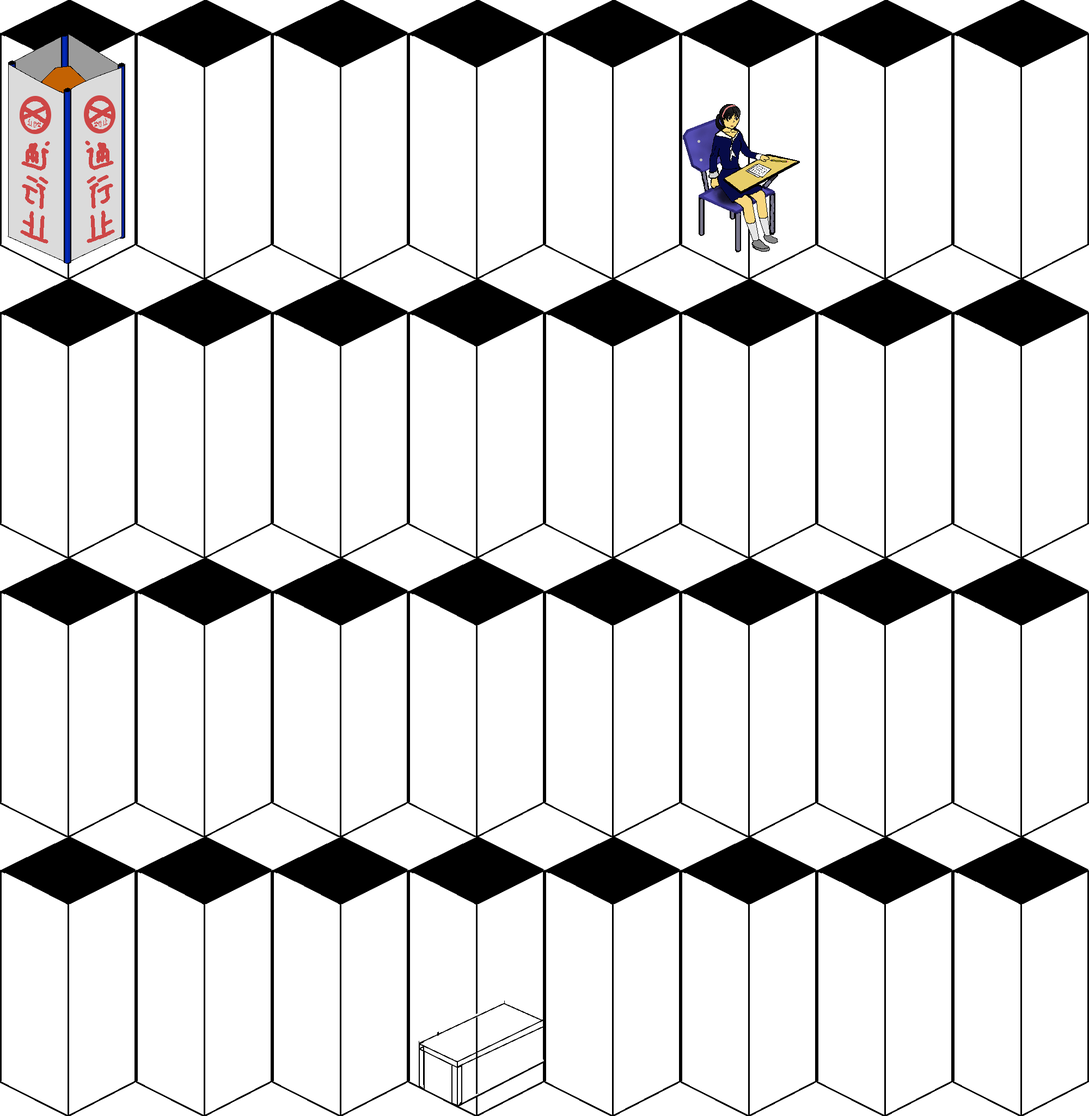
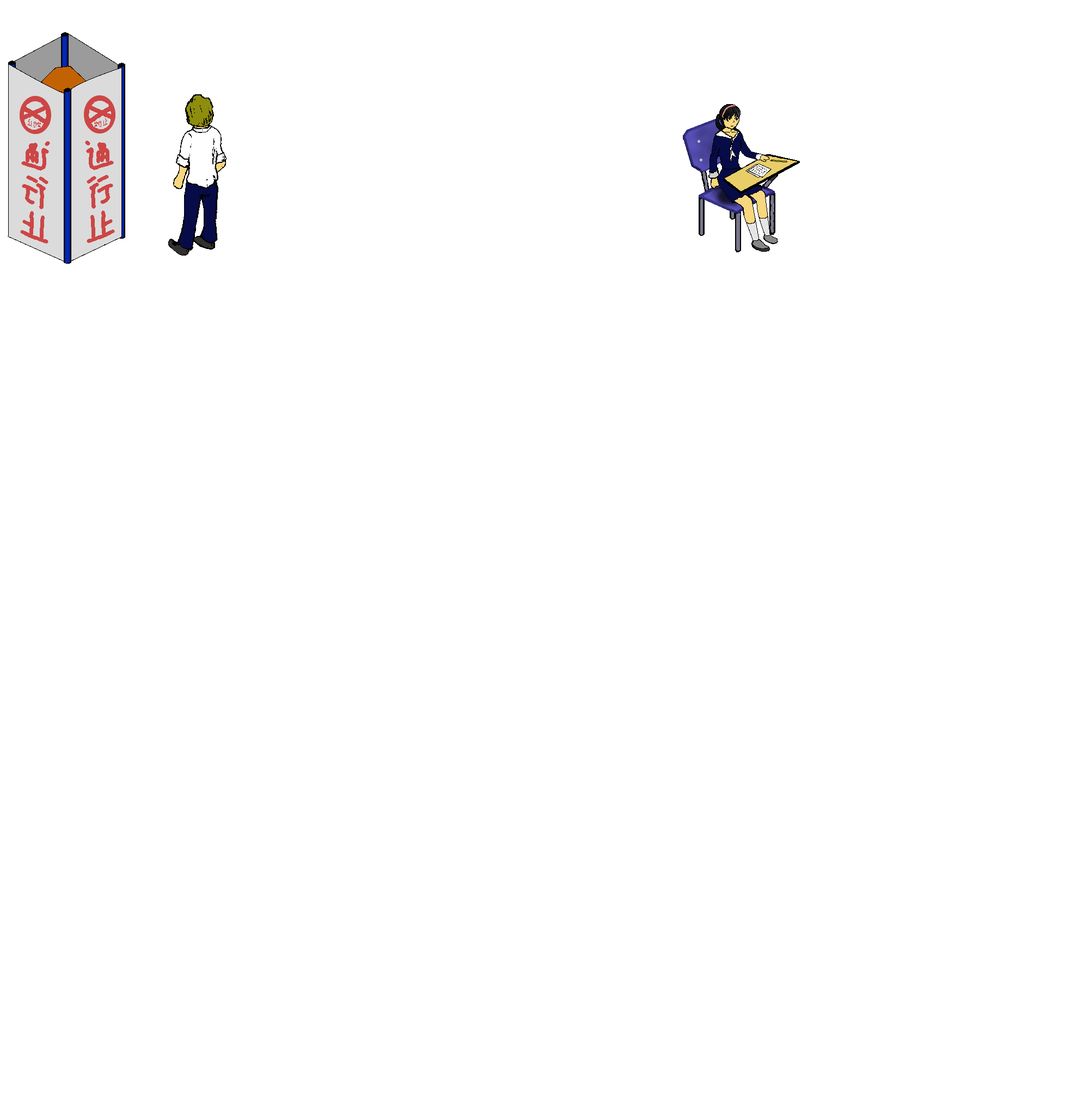
Layer changes from the first 1089×1116 image to the second:
painted on "Pasted Layer" over [168, 94, 778, 256]
hid "Layer" over [0, 0, 1089, 1116]
